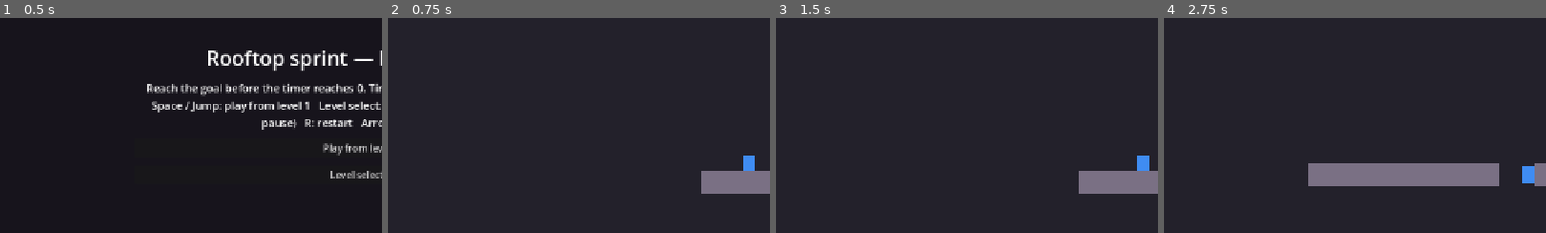
Above: before the commit, frames 1-4 (left to right).
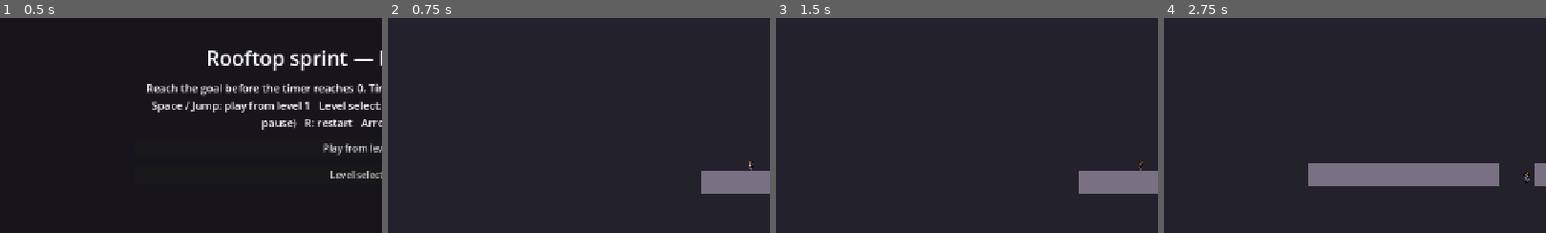
Above: after the commit, the same moments.

Repository: omarelsahy/e33-platformer
Game: Godot game, scene res://scenes/main_menu.tscn
The game is run twice, just before and just after one commit, with the same random seed, the same clock (stepped at 60 frames per second) and the same inputs.
Inputs:
- Up to frame 1 (0.5 s): no input
- Up to frame 2 (0.75 s): click "Play from level 1" at 0.5 s
- Up to frame 3 (1.5 s): tap Enter (ui_accept) at 1.25 s; hold D (move_right) from 1.28 s (still down)
- Up to frame 4 (2.75 s): keep holding D (move_right); tap Space (jump) at 1.52, 2.27 s
The pictures show only the part of the screen within x 3-53%, y 16-66%; the shares and areas given below are measured in that part.

Frame 1 is identical in both runs. In frame 2, 0.2% of the frame differs, in the area x 93-96%, y 64-72%; in frame 3, 0.2%; in frame 4, 0.3%, in the area x 93-97%, y 68-77%.

Commit message:
Replace player placeholder with Expedition 33 sprite sheet frame
Made-with: Cursor

Diff:
--- a/scenes/player.tscn
+++ b/scenes/player.tscn
@@ -1,6 +1,11 @@
-[gd_scene load_steps=3 format=3 uid="uid://cplayer01"]
+[gd_scene load_steps=5 format=3 uid="uid://cplayer01"]
 
 [ext_resource type="Script" path="res://scripts/player.gd" id="1_script"]
+[ext_resource type="Texture2D" path="res://assets/expedition_33_sprite_sheet.png" id="2_sheet"]
+
+[sub_resource type="AtlasTexture" id="AtlasTexture_player"]
+atlas = ExtResource("2_sheet")
+region = Rect2(0, 0, 128, 192)
 
 [sub_resource type="RectangleShape2D" id="RectangleShape2D_body"]
 size = Vector2(20, 28)
@@ -13,9 +18,9 @@
 floor_snap_length = 6.0
 script = ExtResource("1_script")
 
-[node name="Polygon2D" type="Polygon2D" parent="."]
-color = Color(0.25, 0.55, 0.95, 1)
-polygon = PackedVector2Array(-10, -14, 10, -14, 10, 14, -10, 14)
+[node name="Sprite2D" type="Sprite2D" parent="."]
+texture = SubResource("AtlasTexture_player")
+scale = Vector2(0.145833, 0.145833)
 
 [node name="CollisionShape2D" type="CollisionShape2D" parent="."]
 shape = SubResource("RectangleShape2D_body")
--- a/scripts/player.gd
+++ b/scripts/player.gd
@@ -21,6 +21,8 @@
 var _coyote_timer: float = 0.0
 var _jump_buffer_timer: float = 0.0
 var _was_on_floor: bool = true
+
+@onready var _sprite: Sprite2D = $Sprite2D
 
 
 func _ready() -> void:
@@ -53,6 +55,7 @@
 
 	if absf(input_x) > INPUT_DEADZONE:
 		velocity.x = move_toward(velocity.x, target_x, accel * delta)
+		_sprite.flip_h = input_x > 0.0
 	else:
 		velocity.x = move_toward(velocity.x, 0.0, deceleration * delta)
 
Binary file added: assets/expedition_33_sprite_sheet.png
Not shown, added: assets/expedition_33_sprite_sheet.png.import
